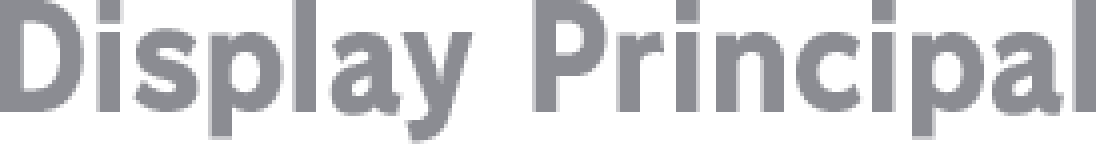
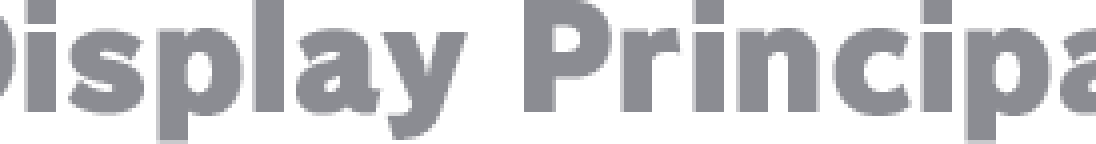
Layers edited between the first and the second 1096px x 144px image:
hid "Display Principal" (1st of 2) over [0, 0, 1096, 144]
added layer "Display Principal" (2nd of 2) above "Target Display" over [0, 0, 1096, 144]
